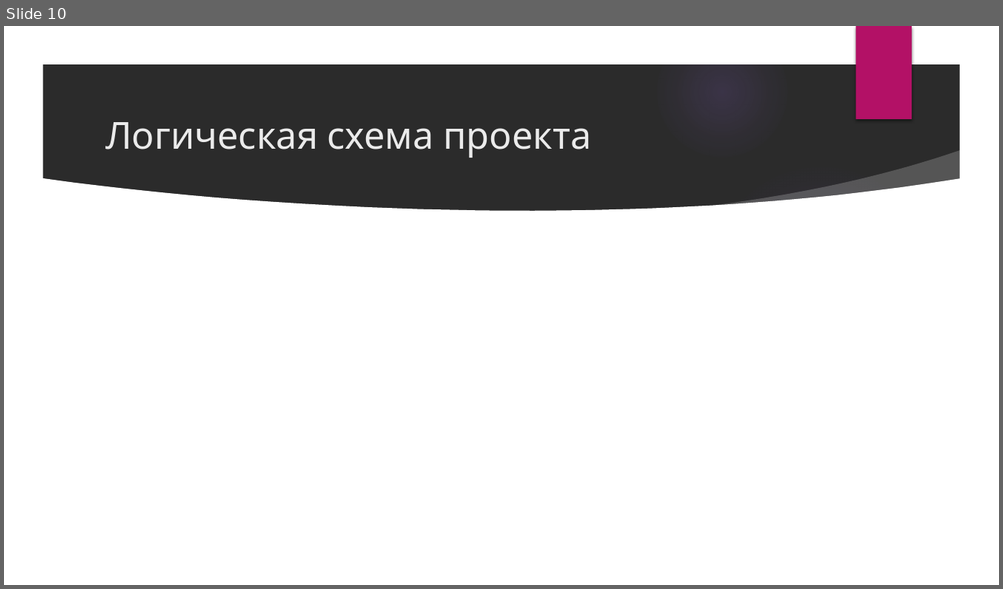
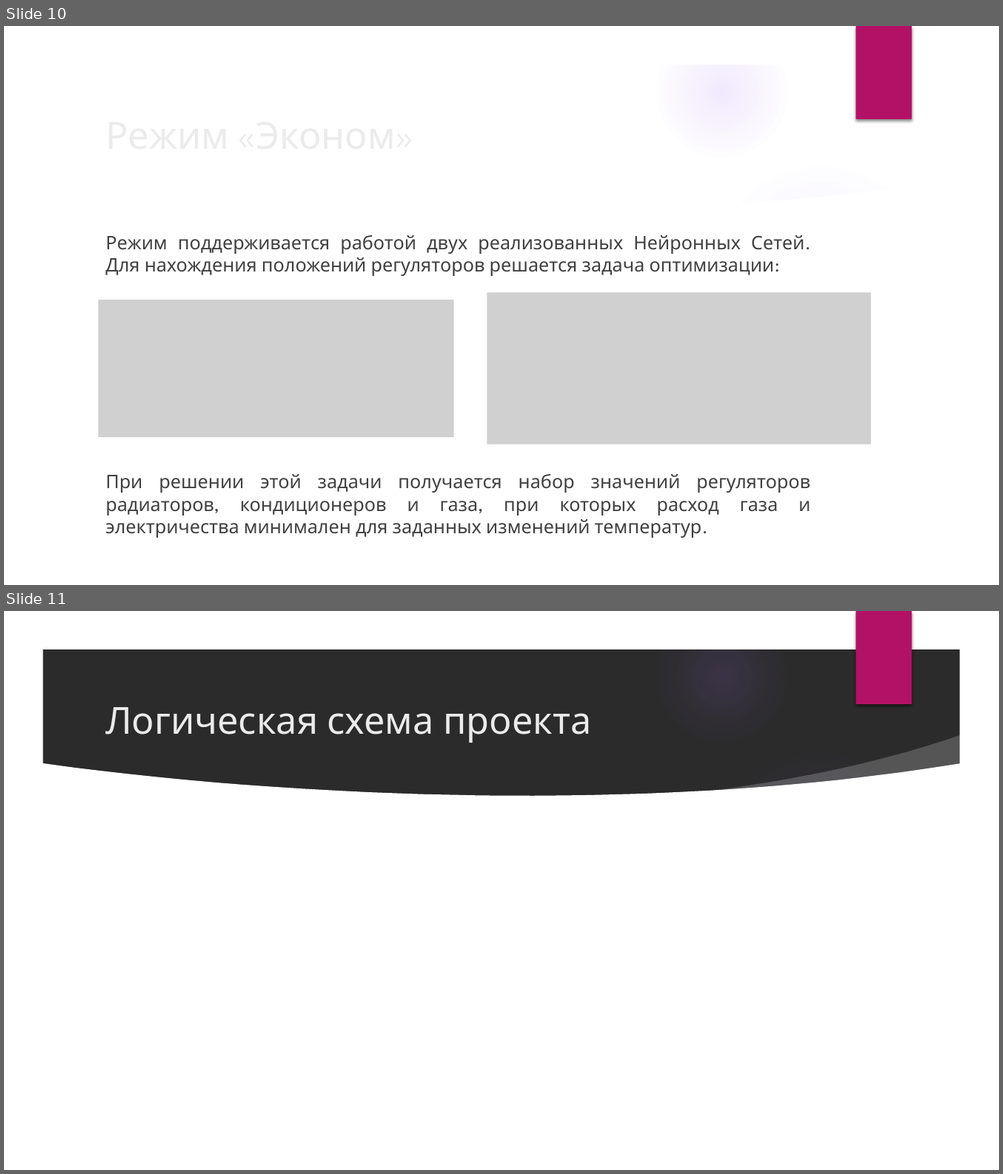
Before and after one commit to Corvin71/neuro-hack, a slide deck: present.pptx. Shown one above the other, each under a label of ours: slide 10 before the commit, slides 10 and 11 after it. The pictures are 1003x589 and 1003x1174 pixels, drawn with LibreOffice and Linux fonts; fonts in the diff are those of the drawing; grey boxes stand for pictures; background and template pictures are left out; a plain dark background stands for a picture behind light text. Boxes give left, top, right and bottom in pixels: in the first picture for what was removed or moved away, otherwise in the second. Text is boxed around its words. In the diff, an @@ line names an element or a change of style, - is before the commit and + after.

Commit message:
В презентации добавлено описание Режима "Эконом"

```diff
--- a/present.pptx
+++ b/present.pptx
@@ slide 10 added at (4, 26, 999, 585), background picture (left out); not listed: 9 template elements that a slide beside it also shows @@
@@ title added at (105, 236, 167, 250), 36 pt, text #EBEBEB @@
+Режим «Эконом»
@@ text added at (105, 235, 804, 276), 18 pt, text #404040 @@
+Режим поддерживается работой двух реализованных Нейронных Сетей. Для нахождения положений регуляторов решается задача оптимизации:
@@ picture added at (98, 300, 454, 438) @@
@@ picture added at (486, 293, 871, 446) @@
@@ text added at (105, 474, 810, 538), 18 pt, text #404040 @@
+При решении этой задачи получается набор значений регуляторов радиаторов, кондиционеров и газа, при которых расход газа и электричества минимален для заданных изменений температур.
@@ what was slide 10 is now slide 11 @@
```
Also in this commit, not shown: 2 slides changed, 1 other slide added, 1 slide removed.
